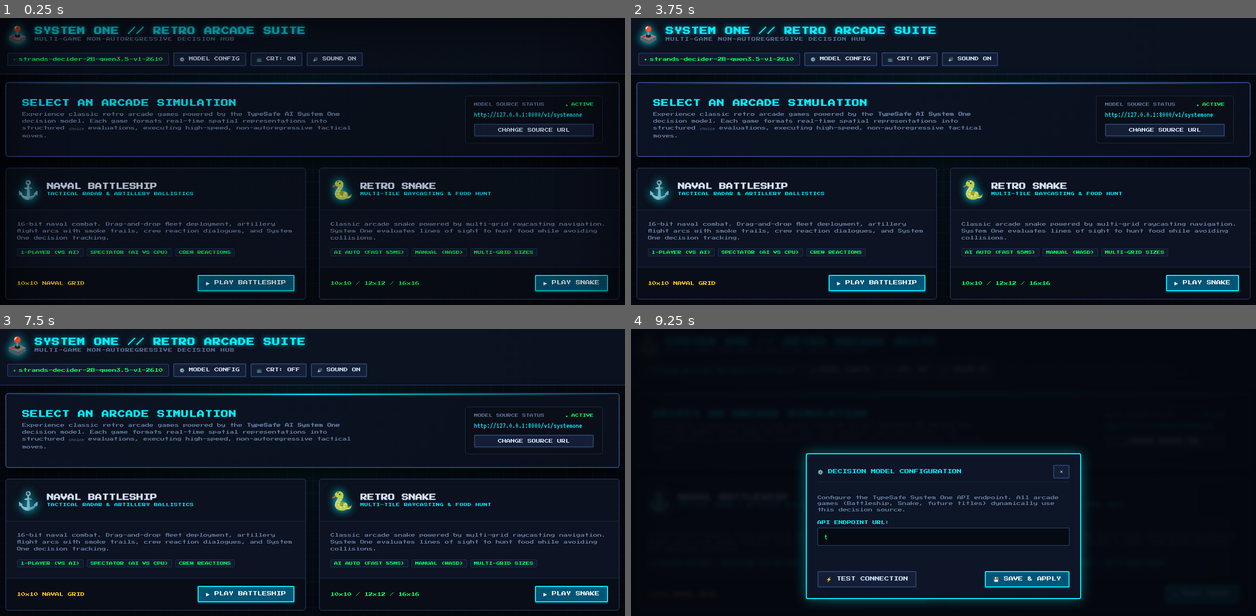
Above: before the commit, frames 1-4 (two rows, left to right).
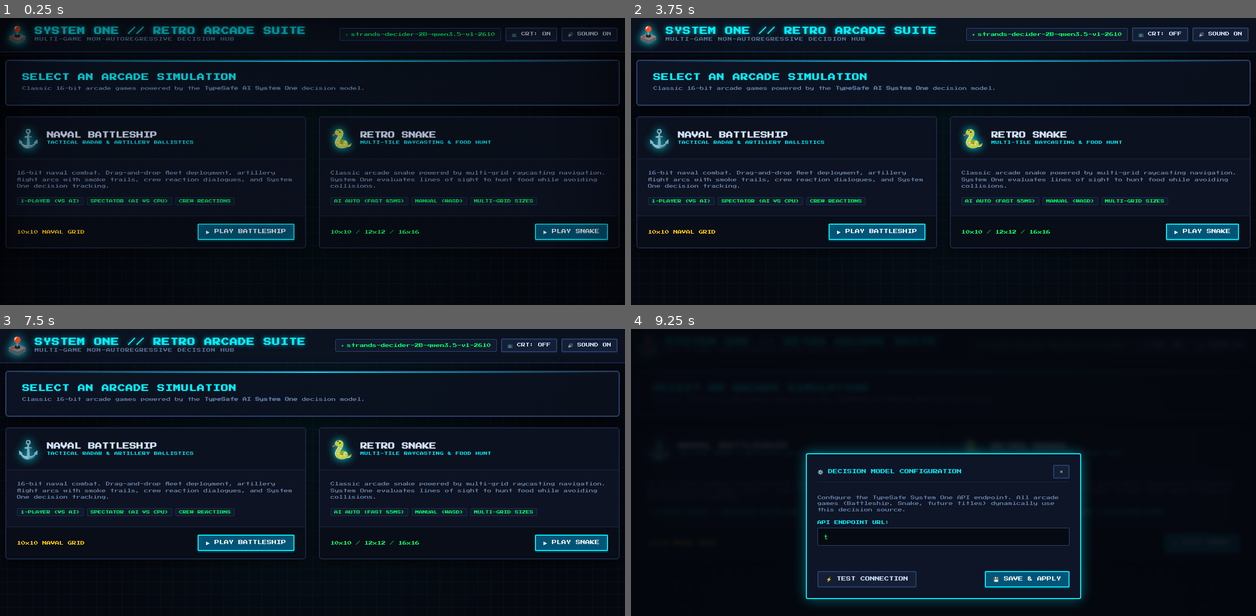
Above: after the commit, the same moments.

Repository: santosh898/system-one-games
Game: browser game, page index.html
Same seed, same stepped clock (60 frames per second), same inputs: the game is played once before the commit and once after it.
Inputs (mouse positions are in pixels of both pictures, inside the frame that each line leads up to; where the layout moved, square brackets give the same spot in the first picture):
- Up to frame 1 (0.25 s): no input
- Up to frame 2 (3.75 s): click "▶ PLAY BATTLESHIP" at 0.27 s; click "▶ PLAY SNAKE" at 0.52 s; tap Space every 0.5 s from 1.1 to 3.6 s; click "▶ PLAY SNAKE" at 1.27 s; click (1049, 35) [718, 58] at 1.87 s; click (943, 224) at 2.02 s; type "t" at 2.02 s; tap Enter at 2.05, 2.5 s; click (943, 224) at 2.47 s; type "s" at 2.47 s; click "✕" at 3.07 s; click "📺 CRT: ON" at 3.67 s
- Up to frame 3 (7.5 s): tap Space every 0.5 s from 4.1 to 7.1 s; click (418, 346) [87, 369] at 4.27 s; click (312, 535) at 4.52 s; type "t" at 4.52 s; tap Enter at 4.55 s; click (312, 558) at 4.87 s; click "💾 SAVE & APPLY" at 5.47 s; click "📺 CRT: OFF" at 6.07 s; click "▶ PLAY BATTLESHIP" at 6.27 s; click "▶ PLAY BATTLESHIP" at 6.67 s; click "📺 CRT: ON" at 7.27 s
- Up to frame 4 (9.25 s): tap Space every 0.5 s from 7.6 to 9.1 s; click "▶ PLAY BATTLESHIP" at 7.87 s; click "📺 CRT: OFF" at 8.47 s; click (1049, 346) [718, 369] at 9.07 s

The runs differ from the first frame. In frame 1, 16% of the frame differs, in the area x 0-100%, y 3-99%; in frame 2, 20%; in frame 3, 20%; in frame 4, less than 0.1%.

Commit message:
Eliminate redundant model configuration CTAs; keep single unified header badge

Diff:
--- a/index.html
+++ b/index.html
@@ -164,8 +164,7 @@
       </div>
     </div>
     <div class="header-badges">
-      <span class="badge" id="valModelName">strands-decider-2B-qwen3.5-v1-2610</span>
-      <button class="retro-btn btn-sub" id="btnModelConfig">⚙️ MODEL CONFIG</button>
+      <span class="badge" id="valModelName" style="cursor: pointer;" title="Configure model endpoint">strands-decider-2B-qwen3.5-v1-2610</span>
       <button class="retro-btn btn-sub" id="btnCrtToggle">📺 CRT: ON</button>
       <button class="retro-btn btn-sub" id="btnSoundToggle">🔊 SOUND ON</button>
     </div>
@@ -174,24 +173,13 @@
   <!-- HUB CONTAINER -->
   <main class="hub-container">
 
-    <!-- HERO STATUS BANNER -->
+    <!-- HERO HEADER -->
     <section class="hero-banner">
       <div class="hero-text">
         <h2>SELECT AN ARCADE SIMULATION</h2>
         <p>
-          Experience classic retro arcade games powered by the <strong>TypeSafe AI System One</strong> decision model.
-          Each game formats real-time spatial representations into structured <code>choice</code> evaluations, executing high-speed, non-autoregressive tactical moves.
+          Classic 16-bit arcade games powered by the <strong>TypeSafe AI System One</strong> decision model.
         </p>
-      </div>
-      <div class="hero-status-card">
-        <div style="font-size: 7px; color: var(--text-dim); display: flex; justify-content: space-between;">
-          <span>MODEL SOURCE STATUS</span>
-          <span style="color: var(--accent-green);">● ACTIVE</span>
-        </div>
-        <div style="font-family: var(--font-terminal); font-size: 15px; color: var(--accent-cyan); overflow: hidden; text-overflow: ellipsis; white-space: nowrap;">
-          http://127.0.0.1:8000/v1/systemone
-        </div>
-        <button class="retro-btn btn-sub" style="margin-top: 4px;" onclick="window.openModelModal()">CHANGE SOURCE URL</button>
       </div>
     </section>
 
